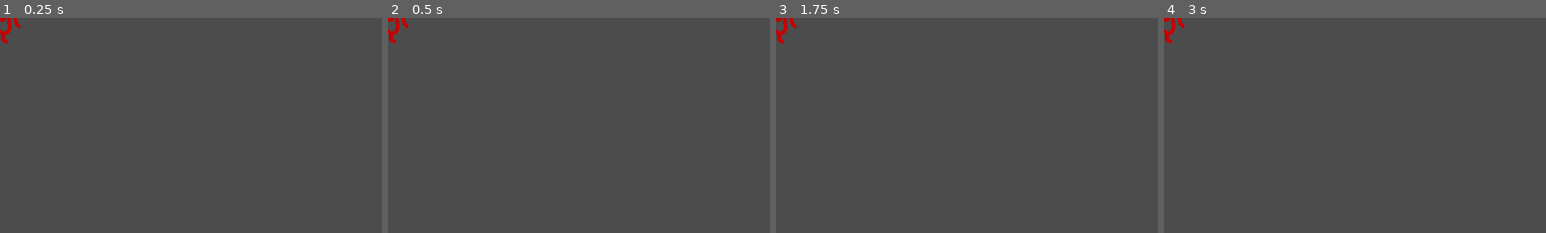
Above: before the commit, frames 1-4 (left to right).
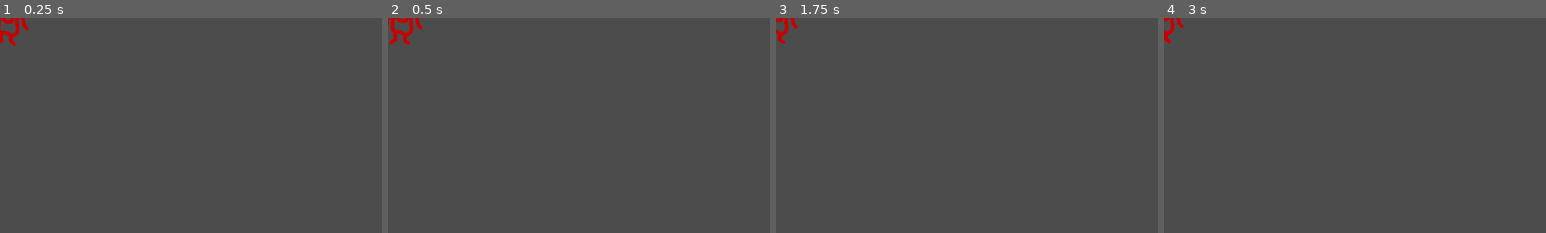
Above: after the commit, the same moments.

Repository: MartiniMoe/zombieswarm
Game: Godot game, scene res://zombies/Zombie.tscn
Two runs of this game, one before a commit and one after it. Both use one fixed random seed, a clock stepped at 60 frames per second and the inputs below. This scene is started directly instead of the project's main scene.
Inputs:
- Up to frame 1 (0.25 s): no input
- Up to frame 2 (0.5 s): no input
- Up to frame 3 (1.75 s): hold Right (walk_right) 0.53-1.28 s; tap Space (place_repeller) at 0.6, 1.35 s; hold Down (walk_down) from 1.28 s (still down)
- Up to frame 4 (3 s): tap Enter at 2 s; release Down (walk_down) at 2.03 s; hold Right (walk_right) 2.03-2.78 s; tap Space (place_repeller) at 2.1, 2.85 s; hold Up (walk_up) from 2.78 s (still down)
The pictures show only the part of the screen within x 0-50%, y 0-50%; the shares and areas given below are measured in that part.

The runs differ from the first frame. In frame 1, 0.4% of the frame differs, in the area x 0-8%, y 0-13%; in frame 2, 0.5%, in the area x 0-9%, y 0-13%; in frame 3, 0.1%; in frame 4, 0.1%.

Commit message:
Add zombie ki

Diff:
--- a/godot_project/zombies/Zombie.gd
+++ b/godot_project/zombies/Zombie.gd
@@ -1 +1,57 @@
 extends KinematicBody2D
+
+var area
+#var dir = Vector2(1,0)
+var angle = randf()*2
+var dir = Vector2(cos(angle),sin(angle))
+var speed = 5000
+
+var alignment_factor = 0.3
+var separation_factor = 0.2
+var cohesion_factor = 0.18
+
+var num_neighbours = 0
+
+var blind_angle = PI/4
+
+func _ready():
+	area = get_node("Neighbourarea")
+
+
+func _physics_process(delta):
+	move_and_slide(dir*speed*delta)
+
+	var neighbours = area.get_overlapping_bodies()
+
+	if not neighbours.empty():
+		var dir_sum = Vector2(0,0)
+		var pos_sum = Vector2(0,0)
+		var sep_sum = Vector2(0,0)
+
+		num_neighbours=0
+
+		for neighbour in neighbours:
+			if neighbour.is_in_group("zombie") and neighbour!=self:
+				var to_neighbour = (neighbour.position - self.position)
+
+				if abs(to_neighbour.angle_to(dir) - PI) > blind_angle:
+					dir_sum+=neighbour.dir
+					pos_sum+=neighbour.position
+					num_neighbours+=1
+					sep_sum+=to_neighbour * 1/(to_neighbour.length_squared())
+
+		var avg_dir = dir_sum.normalized()
+		var sep_avg = -sep_sum.normalized()
+
+		var avg_pos = Vector2(0,0)
+
+		if(num_neighbours !=0):
+			avg_pos = pos_sum/num_neighbours
+
+		var dir_to_avg_pos = (avg_pos - self.position).normalized()
+
+		dir = (1 - alignment_factor - cohesion_factor - separation_factor) * dir
+		dir += alignment_factor * avg_dir
+		dir += cohesion_factor * dir_to_avg_pos
+		dir += separation_factor * sep_avg
+		dir = dir.normalized()
--- a/godot_project/zombies/Zombie.tscn
+++ b/godot_project/zombies/Zombie.tscn
@@ -1,6 +1,7 @@
-[gd_scene load_steps=3 format=2]
+[gd_scene load_steps=5 format=2]
 
-[ext_resource path="res://zombies/zombie-down.png" type="Texture" id=1]
+[ext_resource path="res://zombies/Zombie.gd" type="Script" id=1]
+[ext_resource path="res://zombies/zombie-down.png" type="Texture" id=2]
 
 [sub_resource type="CapsuleShape2D" id=1]
 
@@ -8,18 +9,41 @@
 radius = 40.0
 height = 30.0
 
-[node name="Zombie" type="KinematicBody2D"]
+[sub_resource type="CircleShape2D" id=2]
+
+custom_solver_bias = 0.0
+radius = 150.0
+
+[node name="Zombie" type="KinematicBody2D" groups=[
+"zombie",
+]]
 
 input_pickable = false
 collision_layer = 1
 collision_mask = 1
 collision/safe_margin = 0.08
+script = ExtResource( 1 )
 
 [node name="Sprite" type="Sprite" parent="." index="0"]
 
-texture = ExtResource( 1 )
+texture = ExtResource( 2 )
 
 [node name="CollisionShape2D" type="CollisionShape2D" parent="." index="1"]
 
 position = Vector2( 0, 5 )
 shape = SubResource( 1 )
+
+[node name="Neighbourarea" type="Area2D" parent="." index="2"]
+
+input_pickable = true
+gravity_vec = Vector2( 0, 1 )
+gravity = 98.0
+linear_damp = 0.1
+angular_damp = 1.0
+monitorable = false
+audio_bus_override = false
+audio_bus_name = "Master"
+
+[node name="CollisionShape2D" type="CollisionShape2D" parent="Neighbourarea" index="0"]
+
+shape = SubResource( 2 )
